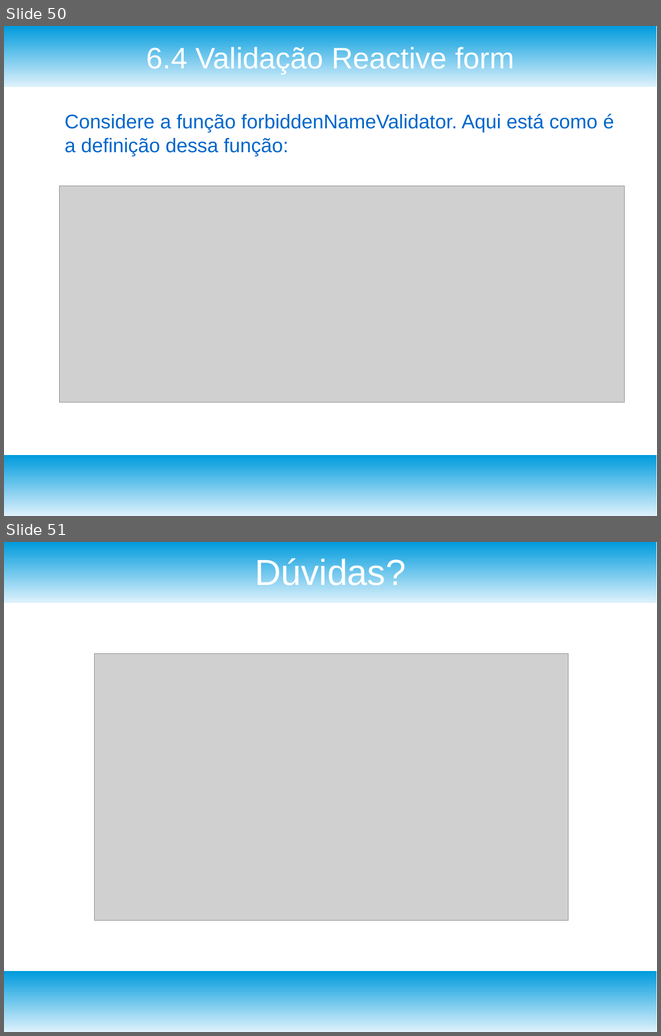
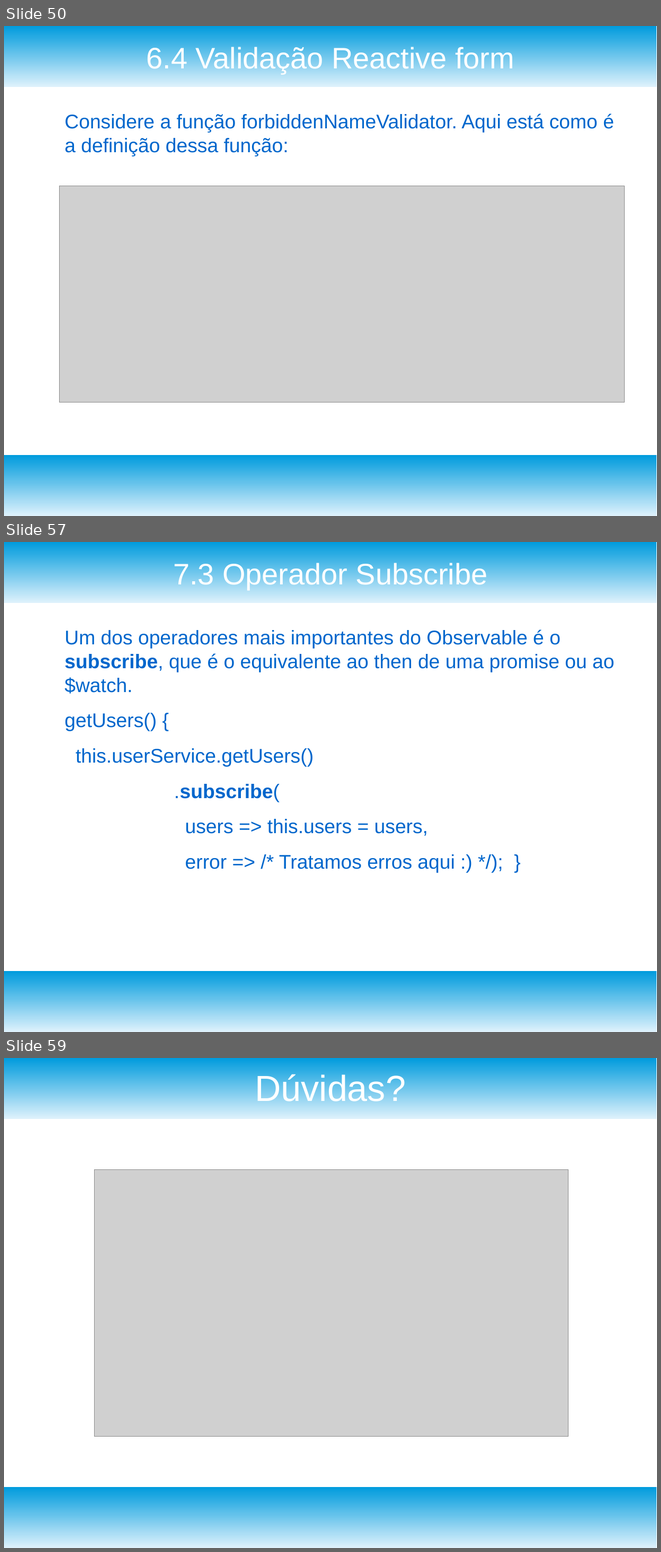
Before and after one commit to josivanribeiro/treinamentoangular, a slide deck: TreinamentoAngular_Aula_3.odp. Shown one above the other, each under a label of ours: slides 50 and 51 before the commit, slides 50, 57 and 59 after it; the slides between them are not shown. The pictures are 661x1036 and 661x1552 pixels, drawn with LibreOffice and Linux fonts; fonts in the diff are those of the drawing; grey boxes stand for pictures. Boxes give left, top, right and bottom in pixels: in the first picture for what was removed or moved away, otherwise in the second. Text is boxed around its words. In the diff, an @@ line names an element or a change of style, - is before the commit and + after.

Commit message:
Adicionado conteudo sobre observables

```diff
--- a/TreinamentoAngular_Aula_3.odp
+++ b/TreinamentoAngular_Aula_3.odp
@@ slide 57 added at [4,542,657,1032], background #FFFFFF; not listed: 2 template elements that a slide beside it also shows @@
@@ title added at [173,561,487,590], 36 pt, text #FFFFFF @@
+7.3 Operador Subscribe
@@ text added at [64,629,614,873], 24 pt, text #0066CC @@
+Um dos operadores mais importantes do Observable é o subscribe, que é o equivalente ao then de uma promise ou ao $watch.
+getUsers() {
+this.userService.getUsers()
+.subscribe(
+users => this.users = users,
+error => /* Tratamos erros aqui :) */); }
@@ what was slide 51 is now slide 59 @@
```
Also in this commit, not shown: 1 slide changed, 7 other slides added.
